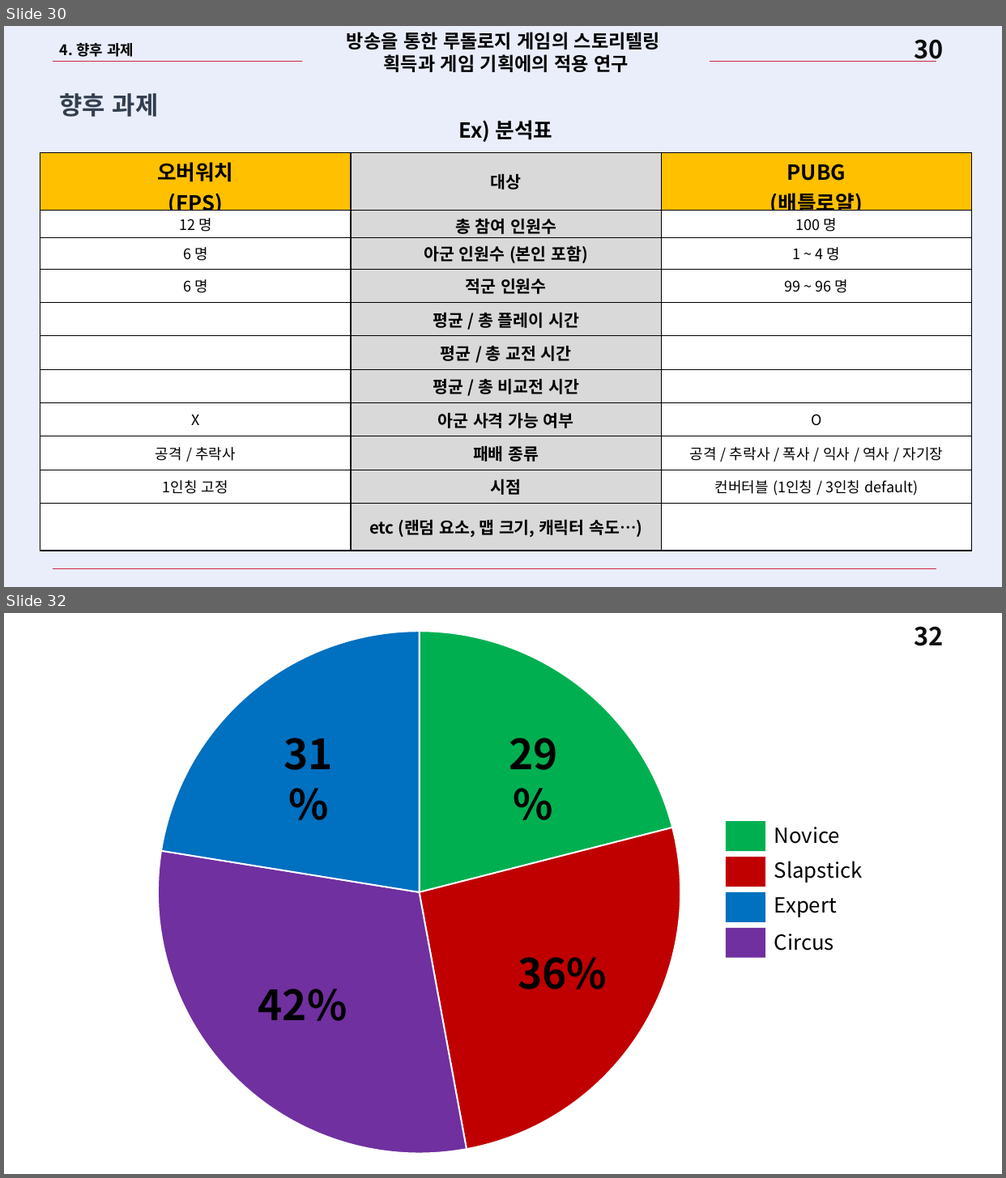
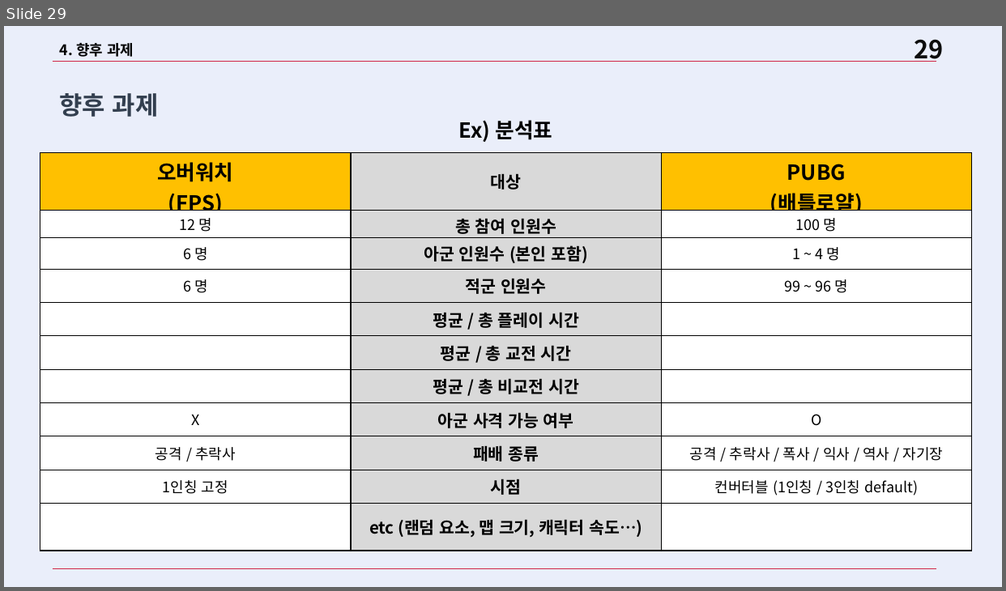
Before and after one commit to Bumizi/Thesis, a slide deck: 학회 제출본/게임 및 영상 분석 작업/5. 타 장르 분석/2. 시트지 기반 분석 PPT/200724_하계특훈_PUBG&차이점분석방법.pptx. Shown one above the other, each under a label of ours: slides 30 and 32 before the commit, slide 29 after it; the slides between them are not shown. The pictures are 1006x1178 and 1006x591 pixels, drawn with LibreOffice and Linux fonts; fonts in the diff are those of the drawing. Boxes give left, top, right and bottom in pixels: in the first picture for what was removed or moved away, otherwise in the second. Text is boxed around its words. In the diff, an @@ line names an element or a change of style, - is before the commit and + after.

```diff
--- a/학회 제출본/게임 및 영상 분석 작업/5. 타 장르 분석/2. 시트지 기반 분석 PPT/200724_하계특훈_PUBG&차이점분석방법.pptx
+++ b/학회 제출본/게임 및 영상 분석 작업/5. 타 장르 분석/2. 시트지 기반 분석 PPT/200724_하계특훈_PUBG&차이점분석방법.pptx
@@ slide 32 removed at bbox=[4, 613, 1002, 1174], background #FFFFFF; not listed: 1 template element that a slide beside it also shows @@
@@ pie chart removed at bbox=[38, 620, 800, 1164] @@
-categories: 1, 2, 3, 4
-Series 1: 21, 26, 30, 22
@@ text removed at bbox=[284, 738, 334, 770] @@
-31%
@@ text removed at bbox=[509, 738, 558, 770] @@
-29%
@@ group removed at bbox=[726, 821, 862, 958]: 4 rectangles, 4 texts @@
-Novice
-Slapstick
-Expert
-Circus
@@ text removed at bbox=[518, 957, 607, 990] @@
-36%
@@ text removed at bbox=[258, 989, 347, 1021] @@
-42%
@@ what was slide 30 is now slide 29 @@
@@ slide 29 changed as well @@
@@ text removed at bbox=[347, 32, 660, 72] @@
-방송을 통한 루돌로지 게임의 스토리텔링
-획득과 게임 기획에의 적용 연구
@@ page number at bbox=[914, 39, 943, 62]: text changed @@
-30
+29
```
Also in this commit, not shown: 28 other slides changed, 2 other slides removed, 18 other files.
